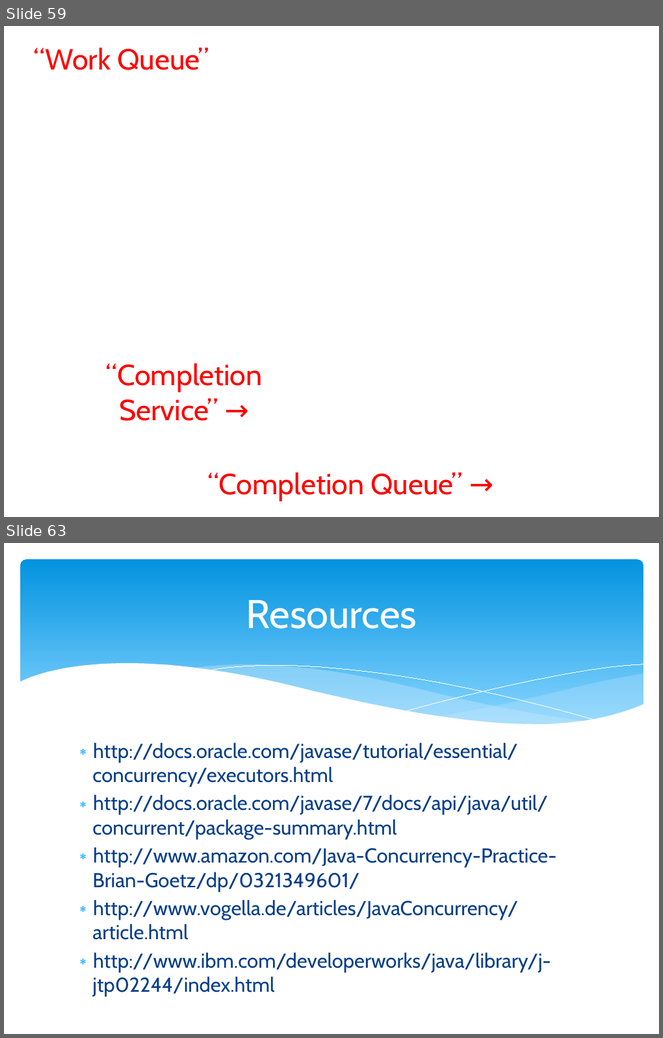
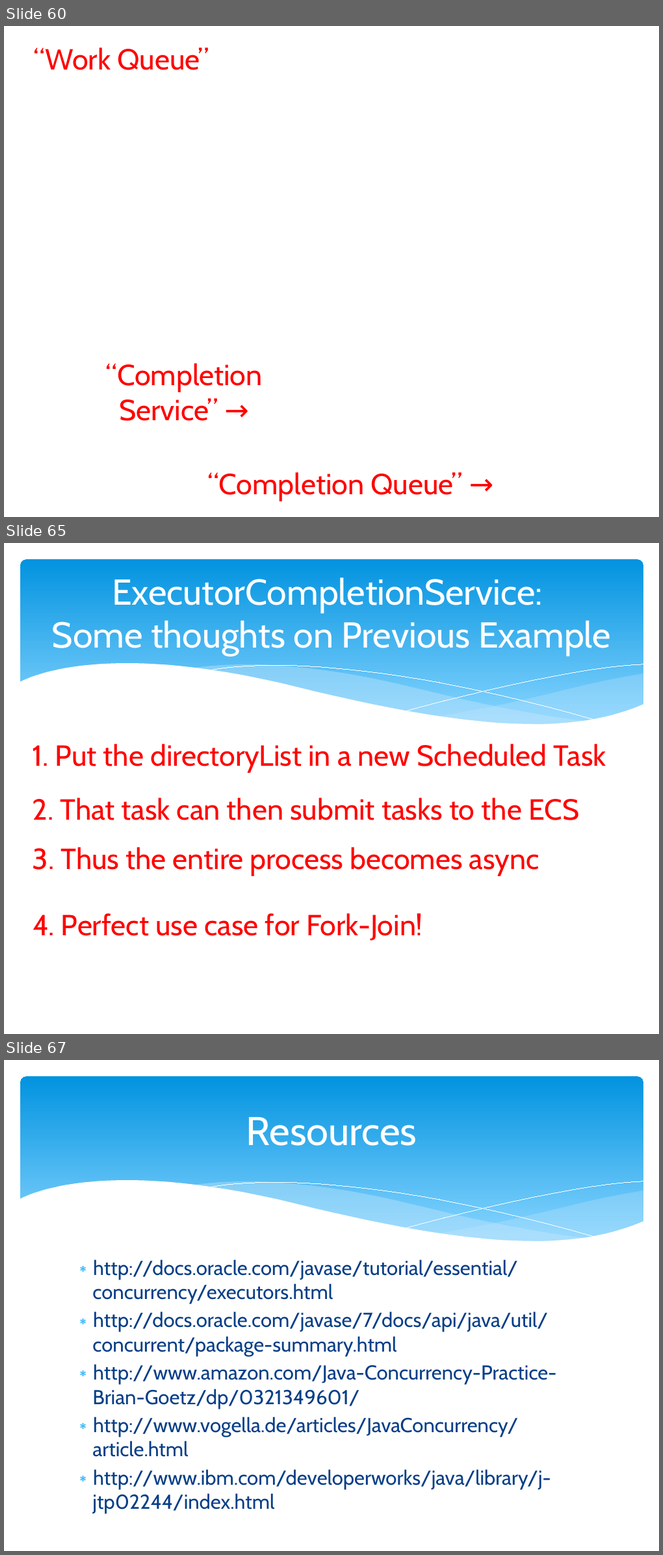
Before and after one commit to marcesher/mxunit-cfmeetups, a slide deck: CFObjective_2012_Concurrency/preso/concurrency_zen.pptx. Shown one above the other, each under a label of ours: slides 59 and 63 before the commit, slides 60, 65 and 67 after it; the slides between them are not shown. The pictures are 663x1038 and 663x1555 pixels, drawn with LibreOffice and Linux fonts; fonts in the diff are those of the drawing; background and template pictures are left out. Boxes give left, top, right and bottom in pixels: in the first picture for what was removed or moved away, otherwise in the second. Text is boxed around its words. In the diff, an @@ line names an element or a change of style, - is before the commit and + after.

```diff
--- a/CFObjective_2012_Concurrency/preso/concurrency_zen.pptx
+++ b/CFObjective_2012_Concurrency/preso/concurrency_zen.pptx
@@ slide 65 added at [4,543,659,1034], background #FFFFFF; not listed: 6 template elements that a slide beside it also shows @@
@@ title added at [52,577,611,655], 39.6 pt, text #FFFFFF @@
+ExecutorCompletionService:
+Some thoughts on Previous Example
@@ text added at [33,744,607,773], 32 pt, text #FF0000 @@
+1. Put the directoryList in a new Scheduled Task
@@ text added at [33,798,579,821], 32 pt, text #FF0000 @@
+2. That task can then submit tasks to the ECS
@@ text added at [33,847,540,876], 32 pt, text #FF0000 @@
+3. Thus the entire process becomes async
@@ text added at [33,913,423,941], 32 pt, text #FF0000 @@
+4. Perfect use case for Fork-Join!
@@ what was slide 59 is now slide 60 @@
@@ what was slide 63 is now slide 67 @@
```
Also in this commit, not shown: 3 slides changed, 6 other slides added, 3 slides removed.
